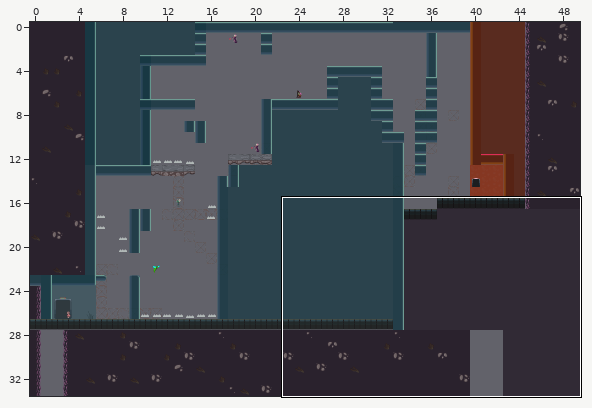
Tiled map (JSON), stored at Eudaemon/assets/levels/level8.json. The picture above shows the old version from afar; the outline marks the close-up.
Close-up. First the earlier version:
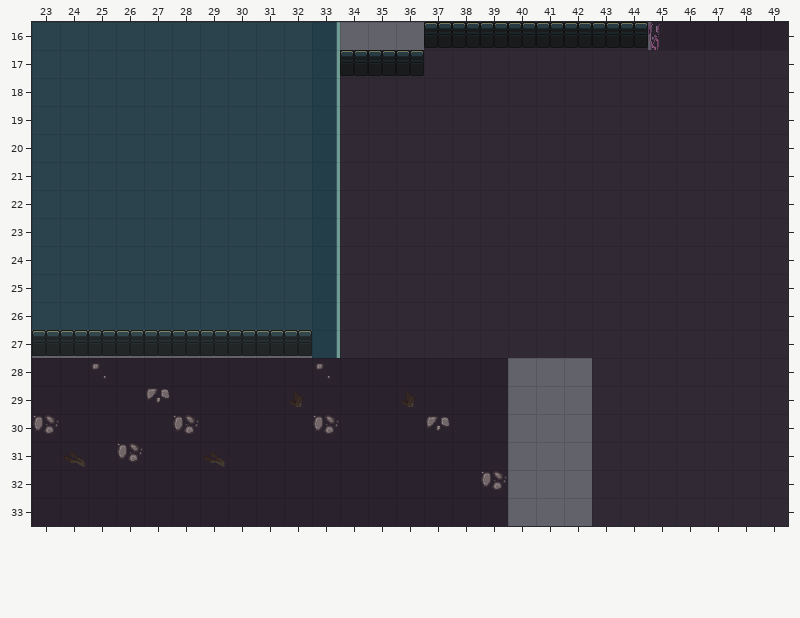
Cells are 32x32 px. Shown: x 23..49, y 16..33. The commit also changed other parts of the map, which this record leaves out.
Once edited:
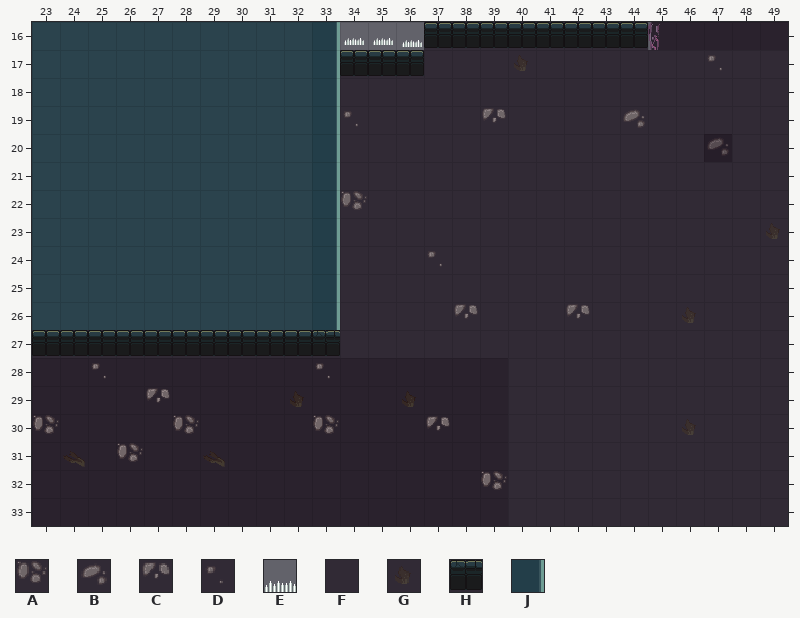
Key: from "Eudaemon Tilleset": A 10 "DeepDirt1x1A", B 12 "DeepDirt1x1C", C 16 "DirtDeepDirt1x1D", D 53 "DeepDirt1x1D", E 86 "spike", F 104 "CorruptedDirtA", G 105 "CorruptedDirtB", H 142 "TiledFloorB", J 171 "MetalPlatformExteriorVer".
_ is an empty cell.
Objects are placed by their top-left corner, in cells (3,4 is the top-left corner of cell 3,4); size is 1x1 cell unless given.
Tiles replaced or removed in this view: F, J.
See-through tiles are keyed as they look on the map.
Changes in this commit:
Changed rows in their new state; . is an unchanged cell.
Layer "TileLayerBG2":
first column x 23:
17 .................G......D..
19 ...........D....C....B.....
22 ...........A...............
23 ..........................G
24 ..............D............
26 ...............C...C...G...
27 FFFFFFFFFFF................
28 .................FFF.......
29 .................FFF.......
30 .................FFF...G...
31 .................FFF.......
32 .................FFF.......
33 .................FFF.......
Layer "TileLayerBG":
first column x 47:
20 B
Layer "TileLayerFG":
first column x 33:
27 H
Layer "ObjectLayer":
added: E "Spike" at 34.1,16.1 size 0.7x0.7
added: E "Spike" at 35.2,16.1 size 0.7x0.7
added: E "Spike" at 36.2,16.2 size 0.7x0.7
